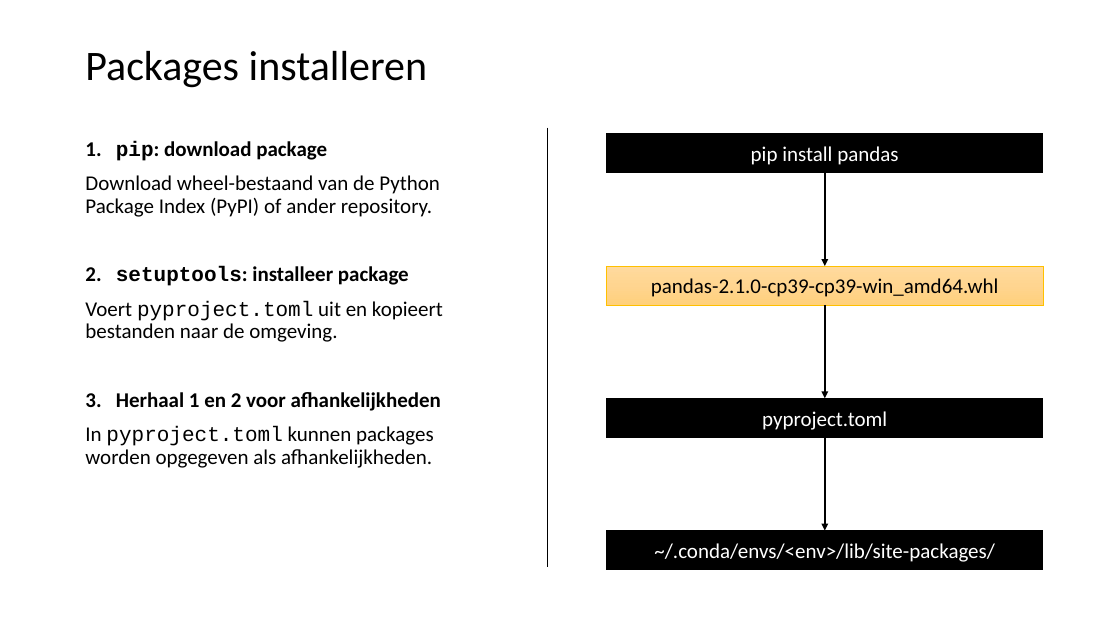
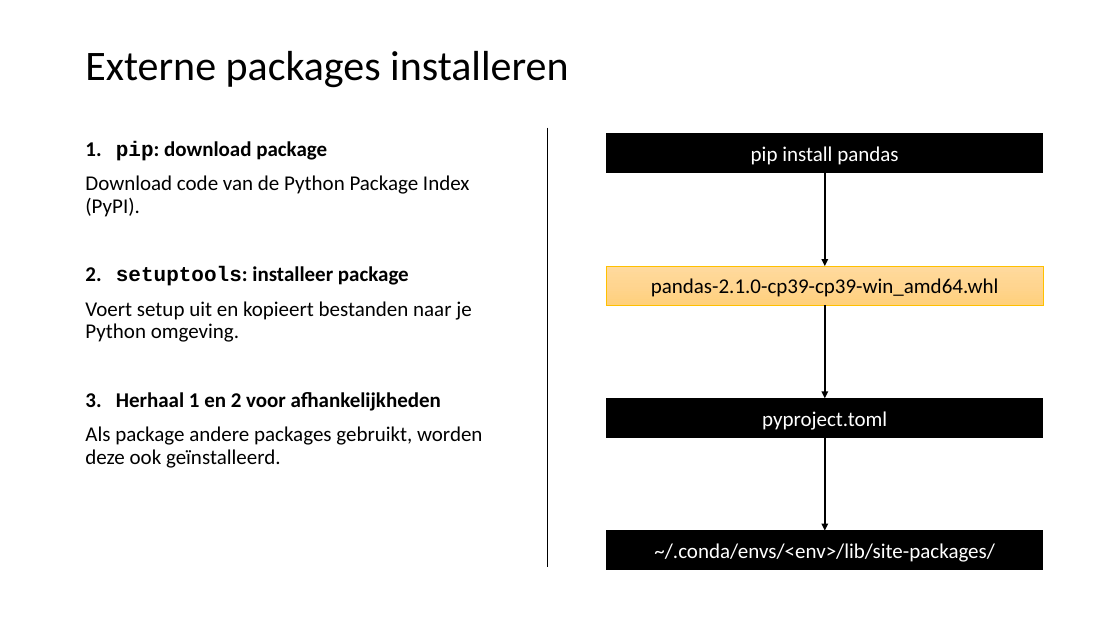
Before and after one commit to LFKoning/knowledge-sharing, a slide deck: slide 10 of python_course/1_basics_classes/python_cursus_1.pptx. Drawn at 1120x630 pixels with LibreOffice and Linux fonts; fonts in the diff are those of the drawing. Boxes give left, top, right and bottom in pixels: in the first picture for what was removed or moved away, otherwise in the second. Text is boxed around its words. In the diff, an @@ line names an element or a change of style, - is before the commit and + after.

Commit message:
Update Python course

```diff
--- a/python_course/1_basics_classes/python_cursus_1.pptx
+++ b/python_course/1_basics_classes/python_cursus_1.pptx
@@ title at [85, 51, 568, 88]: text changed @@
-Packages installeren
+Externe packages installeren
@@ text at [85, 175, 470, 217]: text changed @@
-Download wheel-bestaand van de Python Package Index (PyPI) of ander repository.
+Download code van de Python Package Index (PyPI).
@@ text at [85, 301, 471, 342]: text changed @@
-Voert pyproject.toml uit en kopieert bestanden naar de omgeving.
+Voert setup uit en kopieert bestanden naar je Python omgeving.
@@ text at [85, 426, 482, 468]: text changed @@
-In pyproject.toml kunnen packages worden opgegeven als afhankelijkheden.
+Als package andere packages gebruikt, worden deze ook geïnstalleerd.
```
Also in this commit, not shown: 24 other slides changed, 1 slide added, 2 slides removed, 5 other files.
